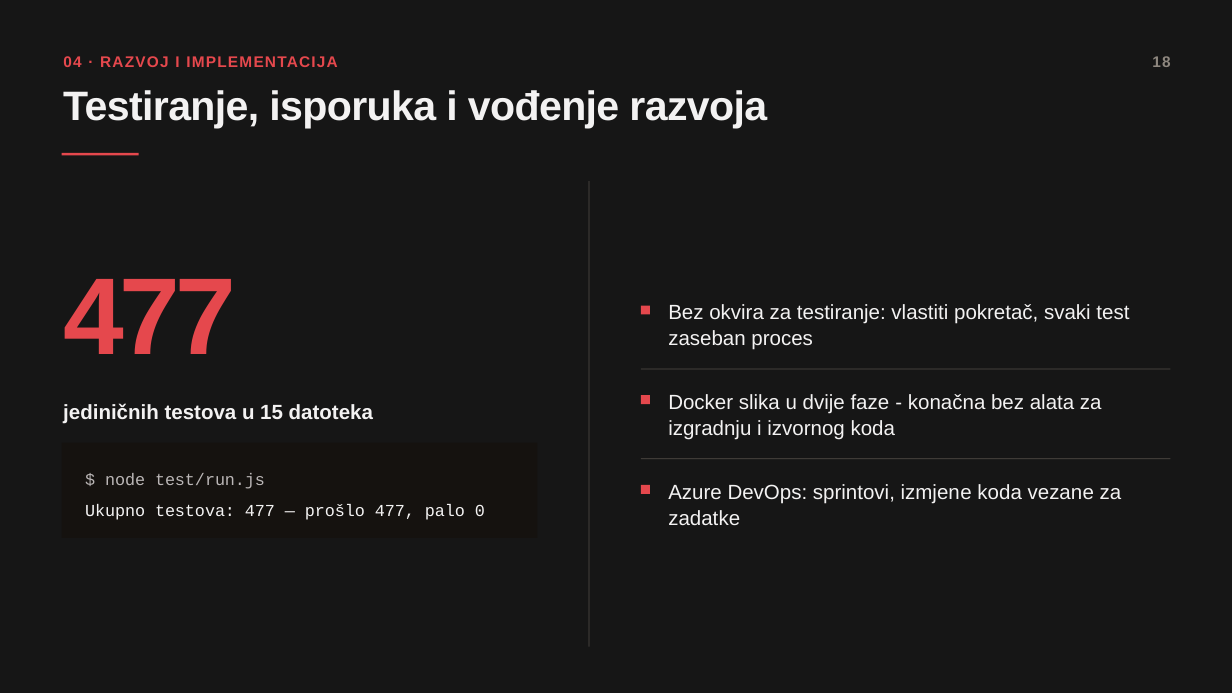
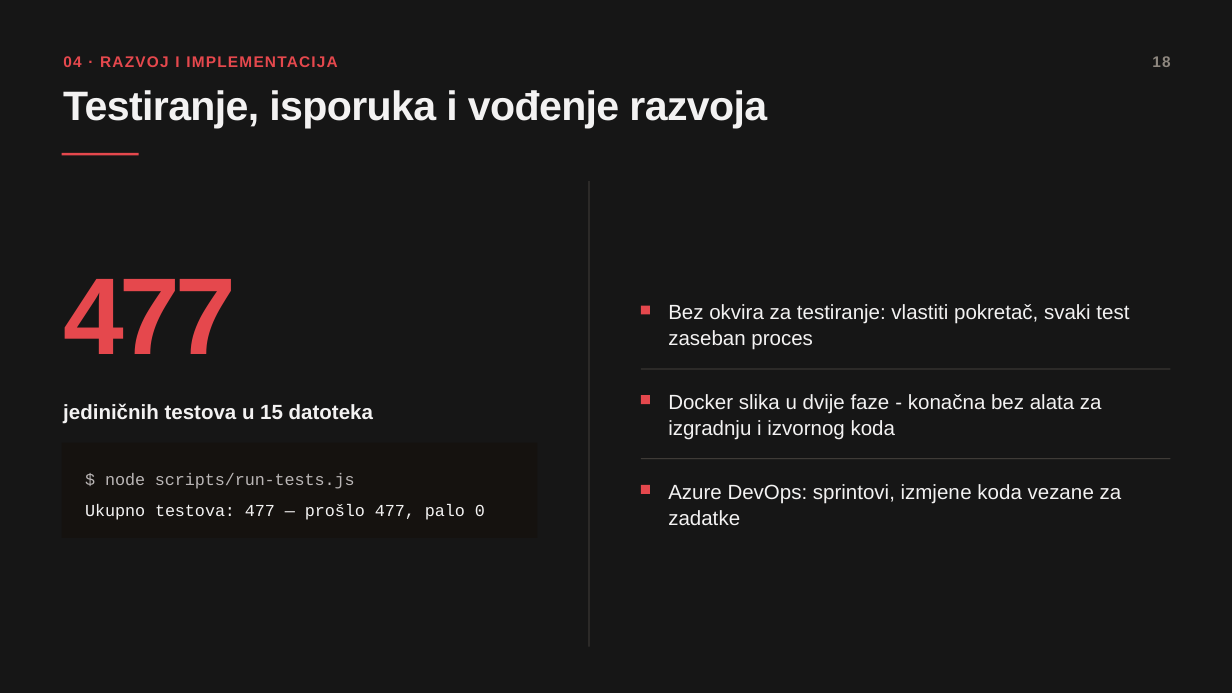
Before and after one commit to Amira-Mehic/Tmizan, a slide deck: slide 18 of Diplomski_Rad_Prezentacija_Amira_Mehić .pptx. Drawn at 1232x693 pixels with LibreOffice and Linux fonts; fonts in the diff are those of the drawing. Boxes give left, top, right and bottom in pixels: in the first picture for what was removed or moved away, otherwise in the second. Text is boxed around its words. In the diff, an @@ line names an element or a change of style, - is before the commit and + after.

```diff
--- a/Diplomski_Rad_Prezentacija_Amira_Mehić .pptx
+++ b/Diplomski_Rad_Prezentacija_Amira_Mehić .pptx
@@ text at [105,473,355,489]: text changed @@
-$ node test/run.js
+$ node scripts/run-tests.js
```
Also in this commit, not shown: 4 other slides changed, 1 other file.
